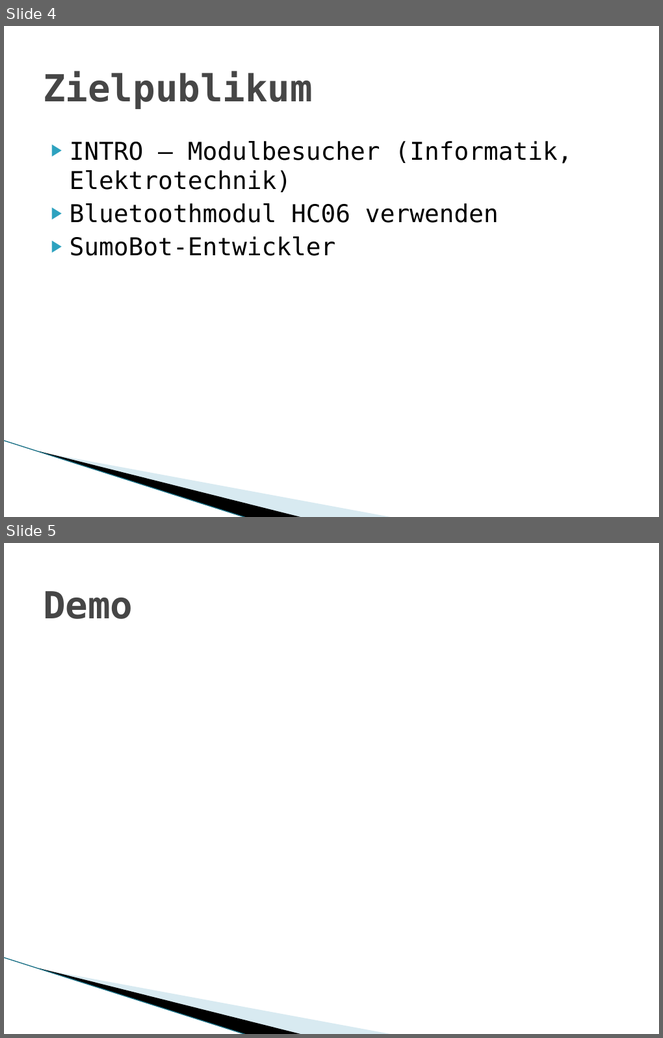
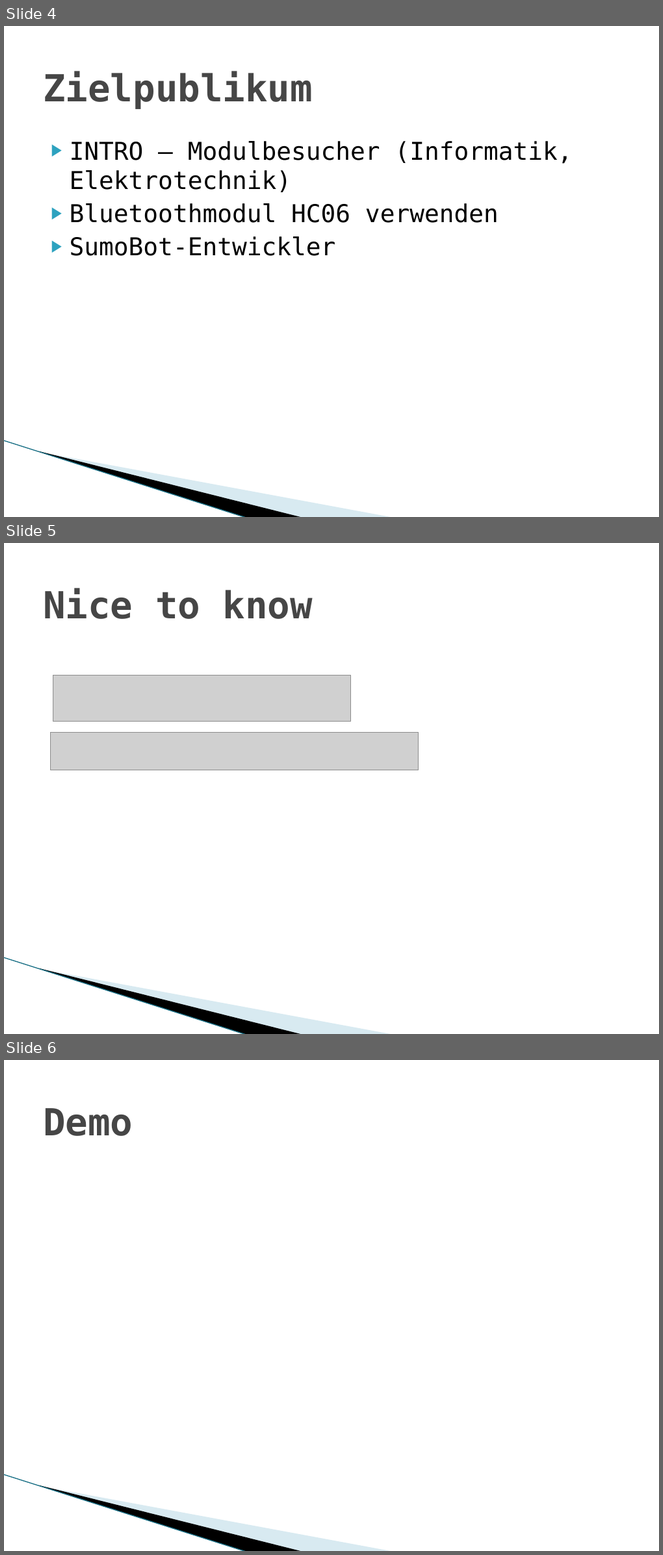
Before and after one commit to AlexFireBirds/SumoRemoteControl, a slide deck: Praesentation.pptx. Shown one above the other, each under a label of ours: slides 4 and 5 before the commit, slides 4, 5 and 6 after it. The pictures are 663x1038 and 663x1555 pixels, drawn with LibreOffice and Linux fonts; fonts in the diff are those of the drawing; grey boxes stand for pictures; background and template pictures are left out. Boxes give left, top, right and bottom in pixels: in the first picture for what was removed or moved away, otherwise in the second. Text is boxed around its words. In the diff, an @@ line names an element or a change of style, - is before the commit and + after.

```diff
--- a/Praesentation.pptx
+++ b/Praesentation.pptx
@@ slide 5 added at [4, 543, 659, 1034], background #FFFFFF; not listed: 3 template elements that a slide beside it also shows @@
@@ title added at [43, 588, 313, 619], 41 pt, text #464646, bold @@
+Nice to know
@@ picture added at [53, 676, 350, 722] @@
@@ picture added at [51, 732, 418, 770] @@
@@ what was slide 5 is now slide 6 @@
```
Also in this commit, not shown: 4 other files.
